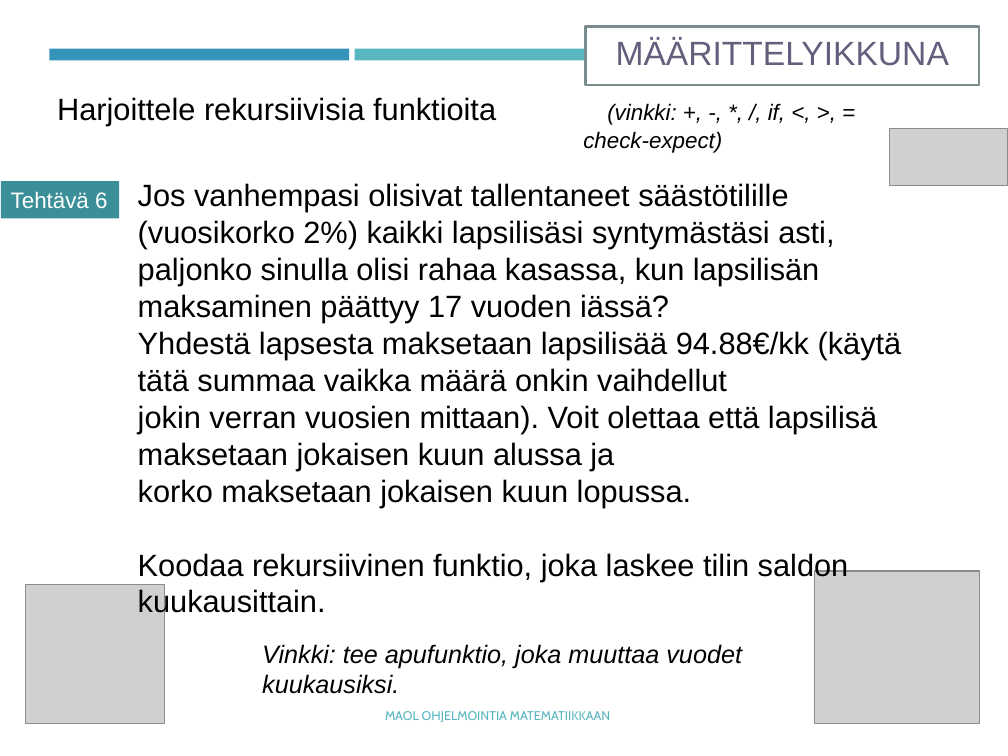
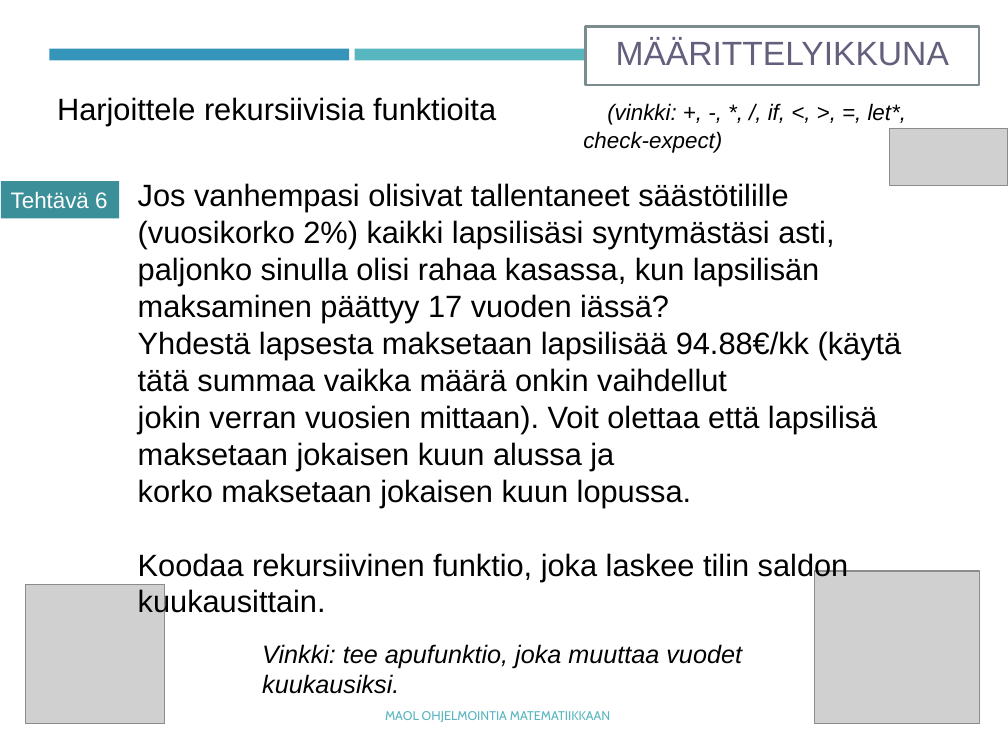
Before and after one commit to tyynetyyne/tyynetyyne.github.io, a slide deck: slide 23 of tehtavat/tiedostot/maol/power_point/Racket-MAOL-9-funktiot.pptx. Drawn at 1008x756 pixels with LibreOffice and Linux fonts; fonts in the diff are those of the drawing; grey boxes stand for pictures. Boxes give left, top, right and bottom in pixels: in the first picture for what was removed or moved away, otherwise in the second. Text is boxed around its words. In the diff, an @@ line names an element or a change of style, - is before the commit and + after.

```diff
--- a/tehtavat/tiedostot/maol/power_point/Racket-MAOL-9-funktiot.pptx
+++ b/tehtavat/tiedostot/maol/power_point/Racket-MAOL-9-funktiot.pptx
@@ text at [57, 97, 906, 153]: text changed @@
-Harjoittele rekursiivisia funktioita (vinkki: +, -, *, /, if, <, >, = check-expect)
+Harjoittele rekursiivisia funktioita (vinkki: +, -, *, /, if, <, >, =, let*, check-expect)
```
Also in this commit, not shown: 2 other slides changed, 1 slide added, 1 other file.
